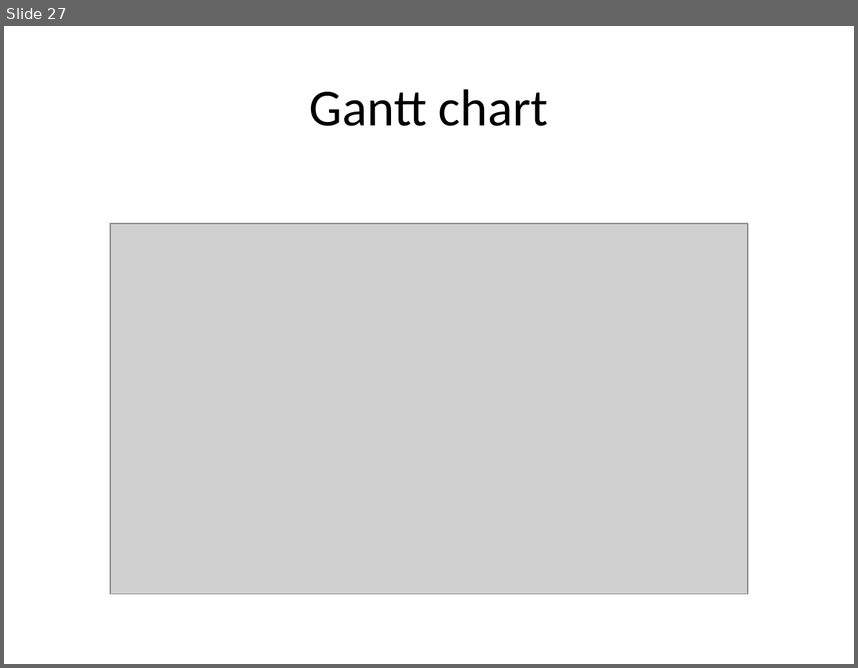
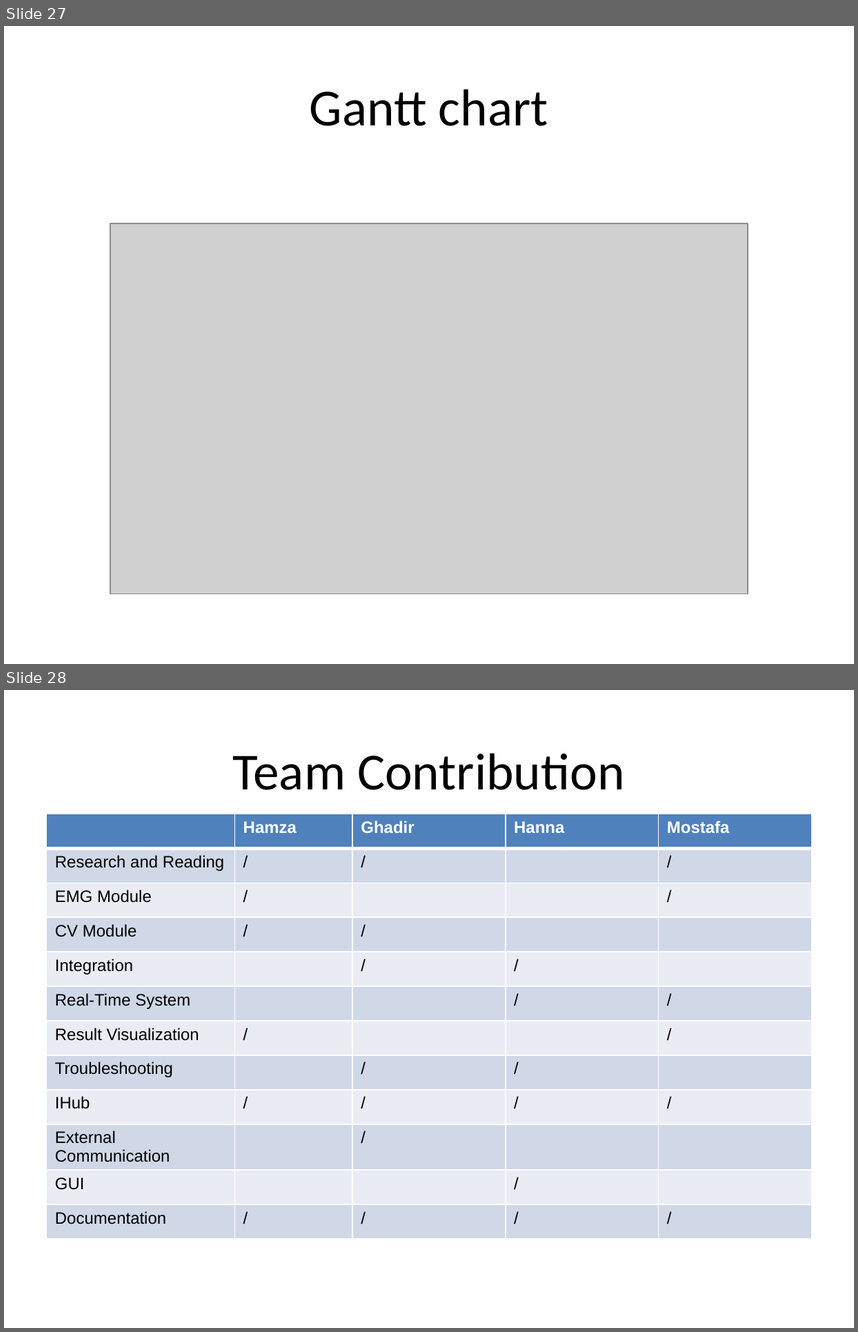
Before and after one commit to hananabilabd/Computer-Vision-and-Neural-Machine-Interface-for-Upper-Limb-Prostheses, a slide deck: GP_presentation.pptx. Shown one above the other, each under a label of ours: slide 27 before the commit, slides 27 and 28 after it. The pictures are 858x668 and 858x1332 pixels, drawn with LibreOffice and Linux fonts; fonts in the diff are those of the drawing; grey boxes stand for pictures. Boxes give left, top, right and bottom in pixels: in the first picture for what was removed or moved away, otherwise in the second. Text is boxed around its words. In the diff, an @@ line names an element or a change of style, - is before the commit and + after.

```diff
--- a/GP_presentation.pptx
+++ b/GP_presentation.pptx
@@ slide 28 added at [4,690,854,1328], background #FFFFFF @@
@@ title added at [233,753,624,790], 44 pt, text #000000 @@
+Team Contribution
@@ table added at [47,814,811,1279], 12 rows, 5 columns @@
+ | Hamza | Ghadir | Hanna | Mostafa
+Research and Reading | / | / |  | /
+EMG Module | / |  |  | /
+CV Module | / | / |  | 
+Integration |  | / | / | 
+Real-Time System |  |  | / | /
+Result Visualization | / |  |  | /
+Troubleshooting |  | / | / | 
+IHub | / | / | / | /
+External Communication |  | / |  | 
+GUI |  |  | / | 
+Documentation | / | / | / | /
```
Also in this commit, not shown: 1 slide changed.
